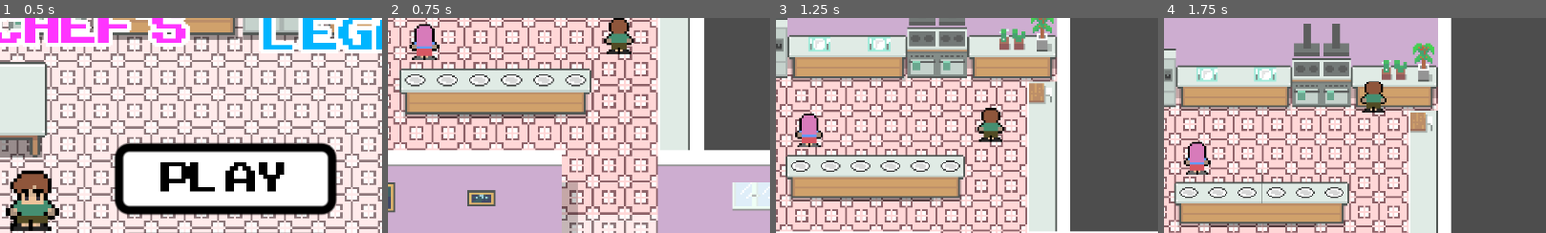
Above: before the commit, frames 1-4 (left to right).
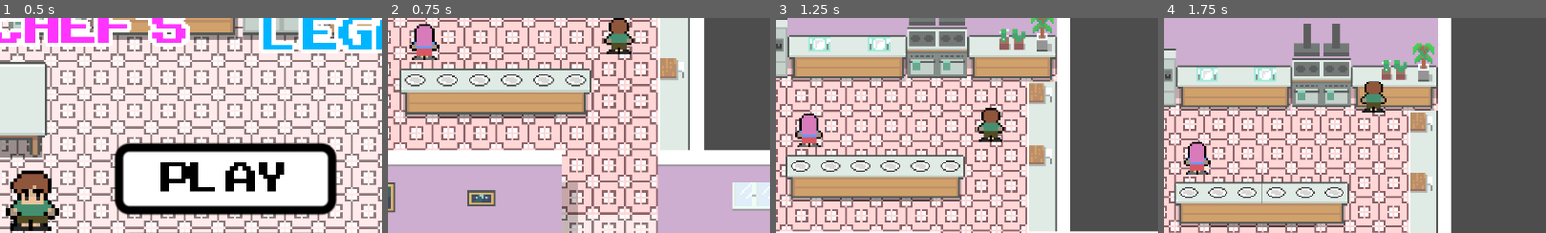
Above: after the commit, the same moments.

Repository: RaiLogic/cooking-game
Game: Godot game, scene res://Scenes/UI/main.tscn
Same seed, same stepped clock (60 frames per second), same inputs: the game is played once before the commit and once after it.
Inputs (mouse positions are % of the whole screen's width and height, from its top left):
- Up to frame 1 (0.5 s): no input
- Up to frame 2 (0.75 s): click (49, 51) at 0.5 s
- Up to frame 3 (1.25 s): no input
- Up to frame 4 (1.75 s): hold W (up) from 1.28 s (still down); tap 1 (dance) at 1.35 s
The pictures show only the part of the screen within x 19-69%, y 14-64%; the shares and areas given below are measured in that part.

Frame 1 is identical in both runs. In frame 2, 0.6% of the frame differs, in the area x 71-78%, y 18-29%; in frame 3, 0.5%; in frame 4, 0.5%.

Commit message:
Plates Fixed in Counters
Also added egg and shelled egg

Diff:
--- a/Resources/Food/raw_patty.tres
+++ b/Resources/Food/raw_patty.tres
@@ -9,6 +9,6 @@
 food_name = "raw_patty"
 icon = ExtResource("2_8xxku")
 can_cook = true
-cook_time = 33.3
+cook_time = 10.0
 cooked_version = ExtResource("1_8xxku")
 metadata/_custom_type_script = "uid://c2n7083wgh4a2"
--- a/Scenes/Map/restaurant.tscn
+++ b/Scenes/Map/restaurant.tscn
@@ -8,6 +8,7 @@
 [ext_resource type="PackedScene" uid="uid://0t8485uxvmqo" path="res://Scenes/Players/camera.tscn" id="4_ynmxk"]
 [ext_resource type="PackedScene" uid="uid://gdywnuw04lq3" path="res://Scenes/Map/Interactables/stove.tscn" id="5_aqpy7"]
 [ext_resource type="PackedScene" uid="uid://cnbth563wwffr" path="res://Scenes/Map/Interactables/plate.tscn" id="6_dmty3"]
+[ext_resource type="PackedScene" uid="uid://ch4xkxxn57idu" path="res://Scenes/Map/Interactables/cutting_board.tscn" id="7_m5a0w"]
 [ext_resource type="PackedScene" uid="uid://c0n75gnraxkrp" path="res://Scenes/Map/Interactables/counter.tscn" id="7_y4tkd"]
 [ext_resource type="PackedScene" uid="uid://cx138kpn0wn5w" path="res://Scenes/UI/inventory_ui.tscn" id="9_e8yyl"]
 
@@ -350,6 +351,14 @@
 position = Vector2(39, 119)
 part = "Left"
 
+[node name="CuttingBoard" type="Node" parent="Interactables" unique_id=2134918579]
+
+[node name="CuttingBoard" parent="Interactables/CuttingBoard" unique_id=423598001 instance=ExtResource("7_m5a0w")]
+position = Vector2(169, 74)
+
+[node name="CuttingBoard2" parent="Interactables/CuttingBoard" unique_id=492212561 instance=ExtResource("7_m5a0w")]
+position = Vector2(169, 107)
+
 [node name="Camera2D" parent="." unique_id=572807410 node_paths=PackedStringArray("p2", "p1") instance=ExtResource("4_ynmxk")]
 position = Vector2(138.765, 182)
 limit_top = -20
